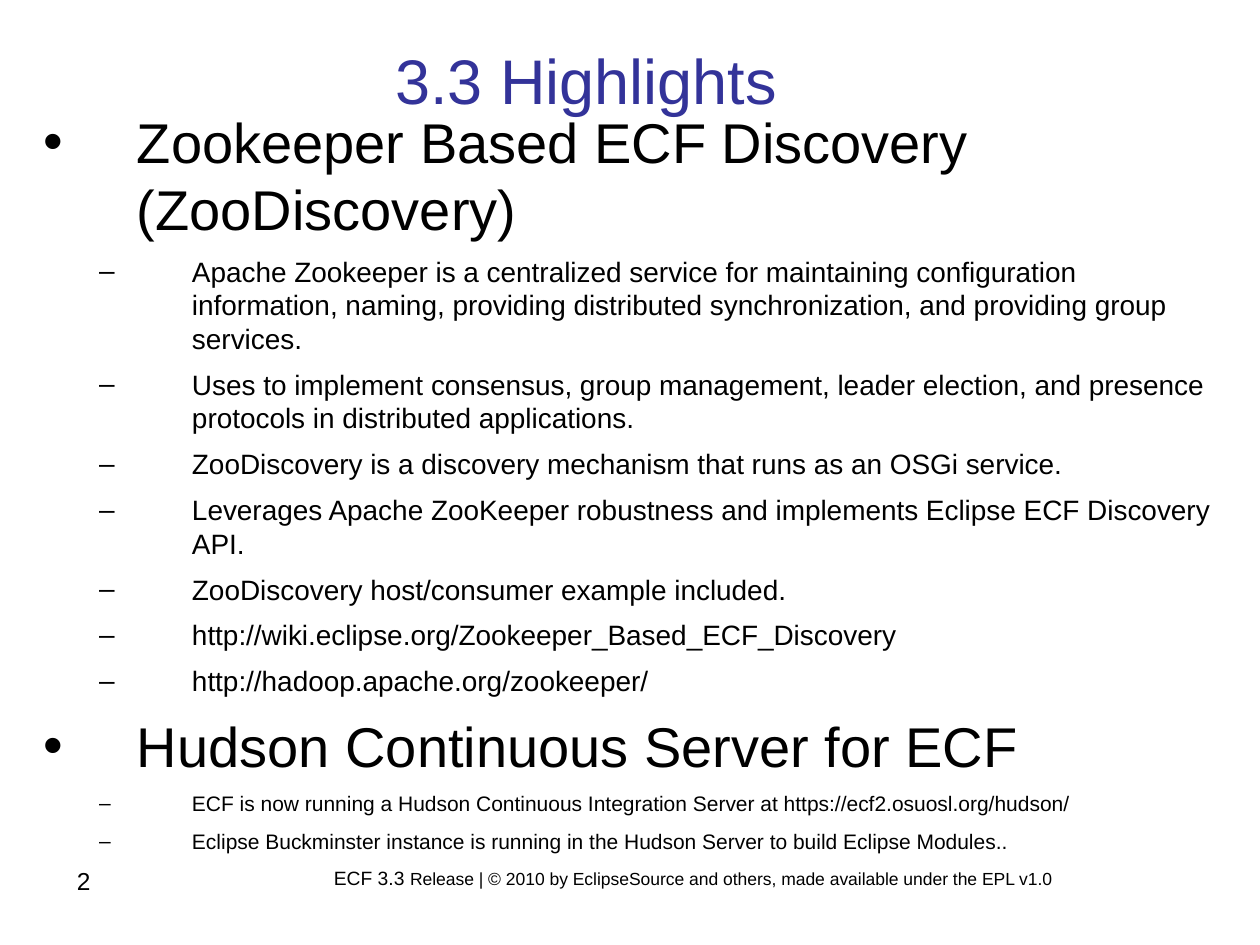
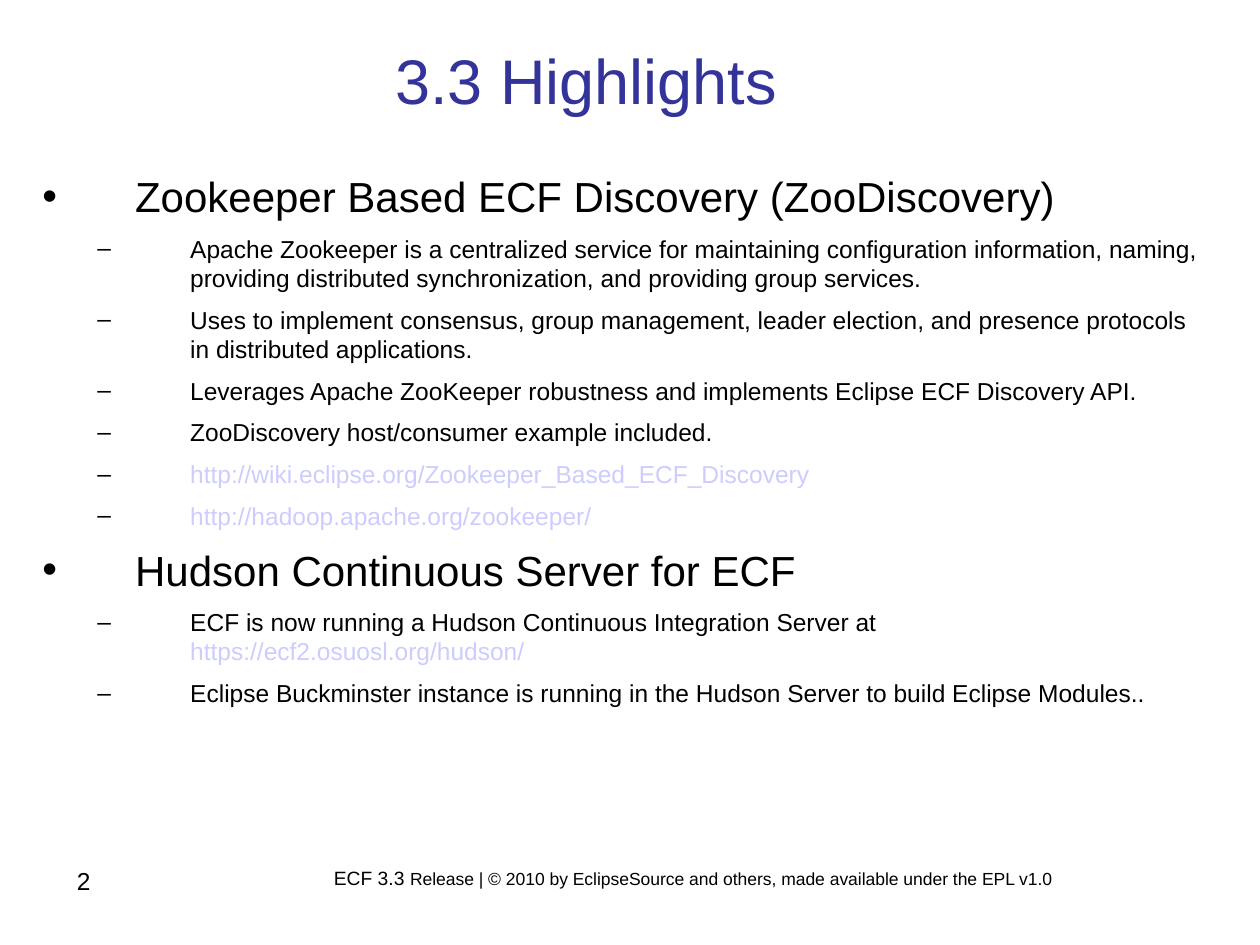
Before and after one commit to eclipse/ecf-website, a slide deck: slide 2 of reviews/ECF_Project_3.3_Release_Review.ppt. Drawn at 1260x945 pixels with LibreOffice and Linux fonts; fonts in the diff are those of the drawing; background and template pictures are left out. Boxes give left, top, right and bottom in pixels: in the first picture for what was removed or moved away, otherwise in the second. Text is boxed around its words. In the diff, an @@ line names an element or a change of style, - is before the commit and + after.

```diff
--- a/reviews/ECF_Project_3.3_Release_Review.ppt
+++ b/reviews/ECF_Project_3.3_Release_Review.ppt
@@ text "Zookeeper Based ECF Discovery (ZooDiscovery)" moved from (x1=137, y1=122, x2=1210, y2=853) to (x1=135, y1=181, x2=1196, y2=707) @@
@@ text "Zookeeper Based ECF Discovery (ZooDiscovery)" at (x1=135, y1=181, x2=1196, y2=707): size 32 to 24 pt in "Zookeeper Based ECF Discovery (ZooDiscovery)", "Hudson Continuous Server for ECF"; size 16 to 14 pt in "Apache Zookeeper is a centralized service for ...", "Uses to implement consensus, group management, leader ...", "Leverages Apache ZooKeeper robustness and implements Eclipse ...", "ZooDiscovery host/consumer example included." and 2 more places; text colour #000000 to #CCCCFF in "http://wiki.eclipse.org/Zookeeper_Based_ECF_Discovery", "http://hadoop.apache.org/zookeeper/", "https://ecf2.osuosl.org/hudson/"; size 12 to 14 pt in "ECF is now running a Hudson Continuous ...", "Eclipse Buckminster instance is running in the ..."; indent changed @@
@@ text at (x1=192, y1=453, x2=1062, y2=480): paragraph removed @@
-  – ZooDiscovery is a discovery mechanism that runs as an OSGi service.
```
Also in this commit, not shown: 7 other slides changed, 1 other file.
